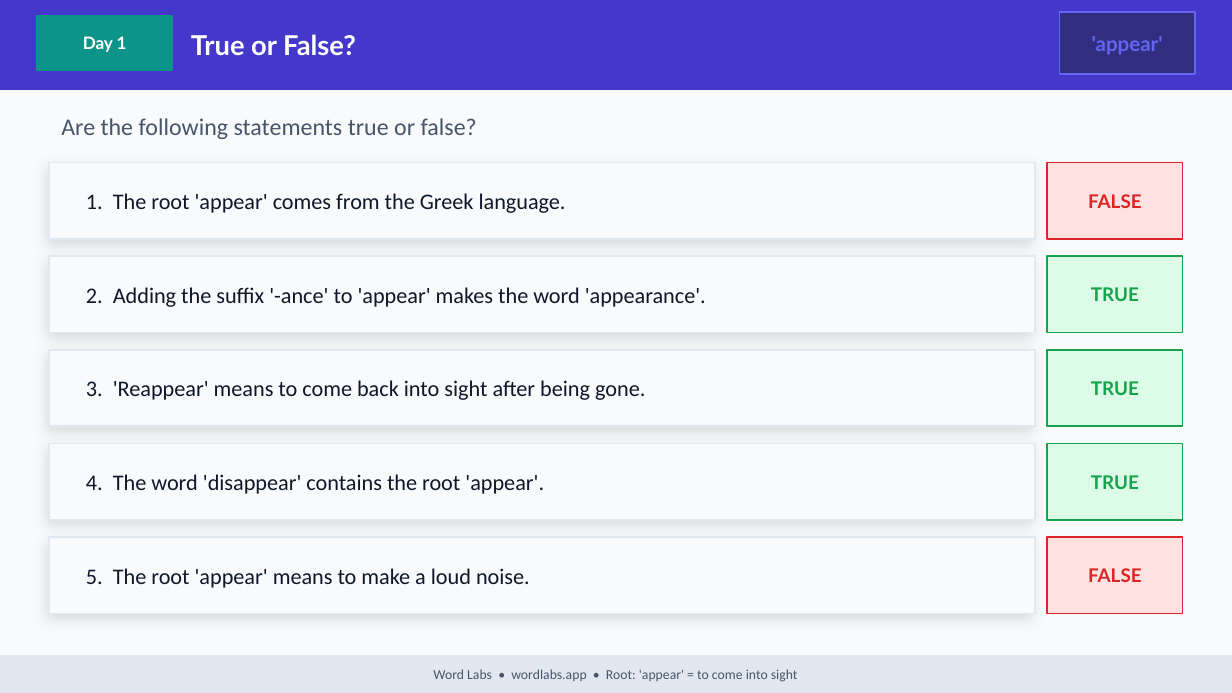
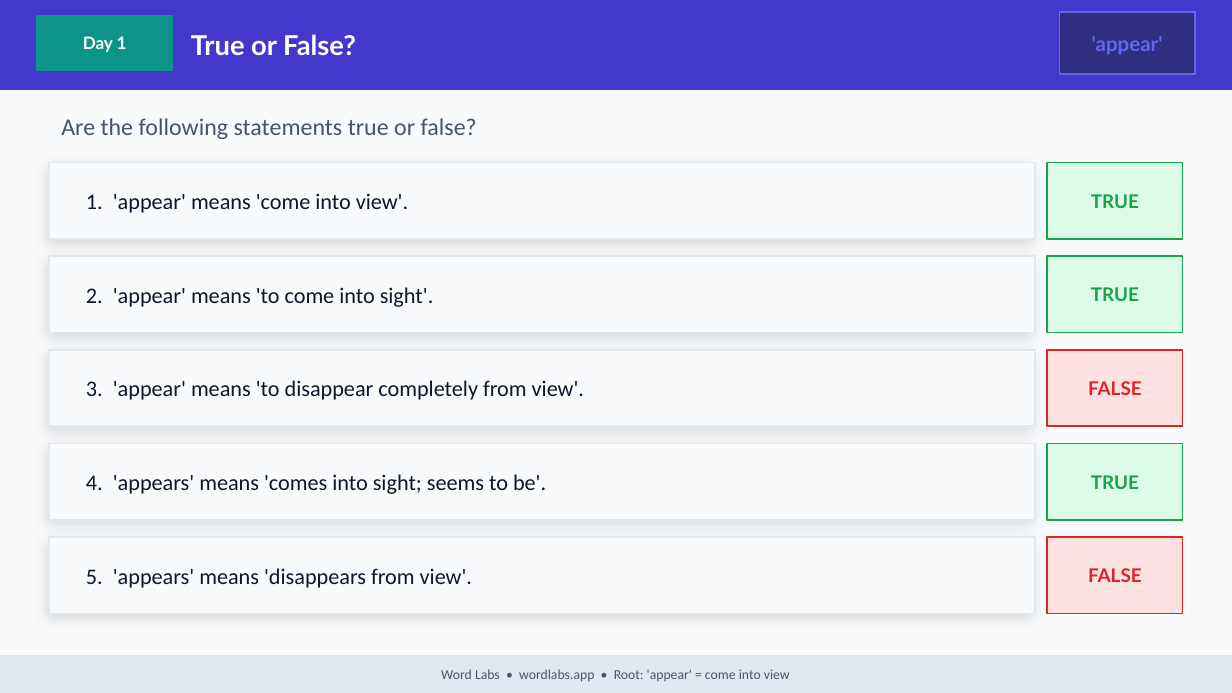
Before and after one commit to NickD135/morphology-builder, a slide deck: slide 5 of output/wordlabs-appear-3day.pptx. Drawn at 1232x693 pixels with LibreOffice and Linux fonts; fonts in the diff are those of the drawing. Boxes give left, top, right and bottom in pixels: in the first picture for what was removed or moved away, otherwise in the second. Text is boxed around its words. In the diff, an @@ line names an element or a change of style, - is before the commit and + after.

```diff
--- a/output/wordlabs-appear-3day.pptx
+++ b/output/wordlabs-appear-3day.pptx
@@ rectangle at <box>1047,163,1183,239</box>: fill #FEE2E2 to #DCFCE7; outline #DC2626 1 pt to #16A34A 1 pt @@
@@ text at <box>86,193,408,213</box>: text changed @@
-1. The root 'appear' comes from the Greek language.
+1. 'appear' means 'come into view'.
@@ text at <box>1091,194,1139,208</box>: text changed; text colour #DC2626 to #16A34A @@
-FALSE
+TRUE
@@ text at <box>86,287,434,307</box>: text changed @@
-2. Adding the suffix '-ance' to 'appear' makes the word 'appearance'.
+2. 'appear' means 'to come into sight'.
@@ rectangle at <box>1047,350,1183,426</box>: fill #DCFCE7 to #FEE2E2; outline #16A34A 1 pt to #DC2626 1 pt @@
@@ text at <box>86,380,584,400</box>: text changed @@
-3. 'Reappear' means to come back into sight after being gone.
+3. 'appear' means 'to disappear completely from view'.
@@ text at <box>1088,381,1142,395</box>: text changed; text colour #16A34A to #DC2626 @@
-TRUE
+FALSE
@@ text at <box>86,474,546,494</box>: text changed @@
-4. The word 'disappear' contains the root 'appear'.
+4. 'appears' means 'comes into sight; seems to be'.
@@ text at <box>86,568,472,588</box>: text changed @@
-5. The root 'appear' means to make a loud noise.
+5. 'appears' means 'disappears from view'.
@@ text at <box>441,669,790,681</box>: text changed @@
-Word Labs • wordlabs.app • Root: 'appear' = to come into sight
+Word Labs • wordlabs.app • Root: 'appear' = come into view
```
Also in this commit, not shown: 34 other slides changed, 4 other files.
